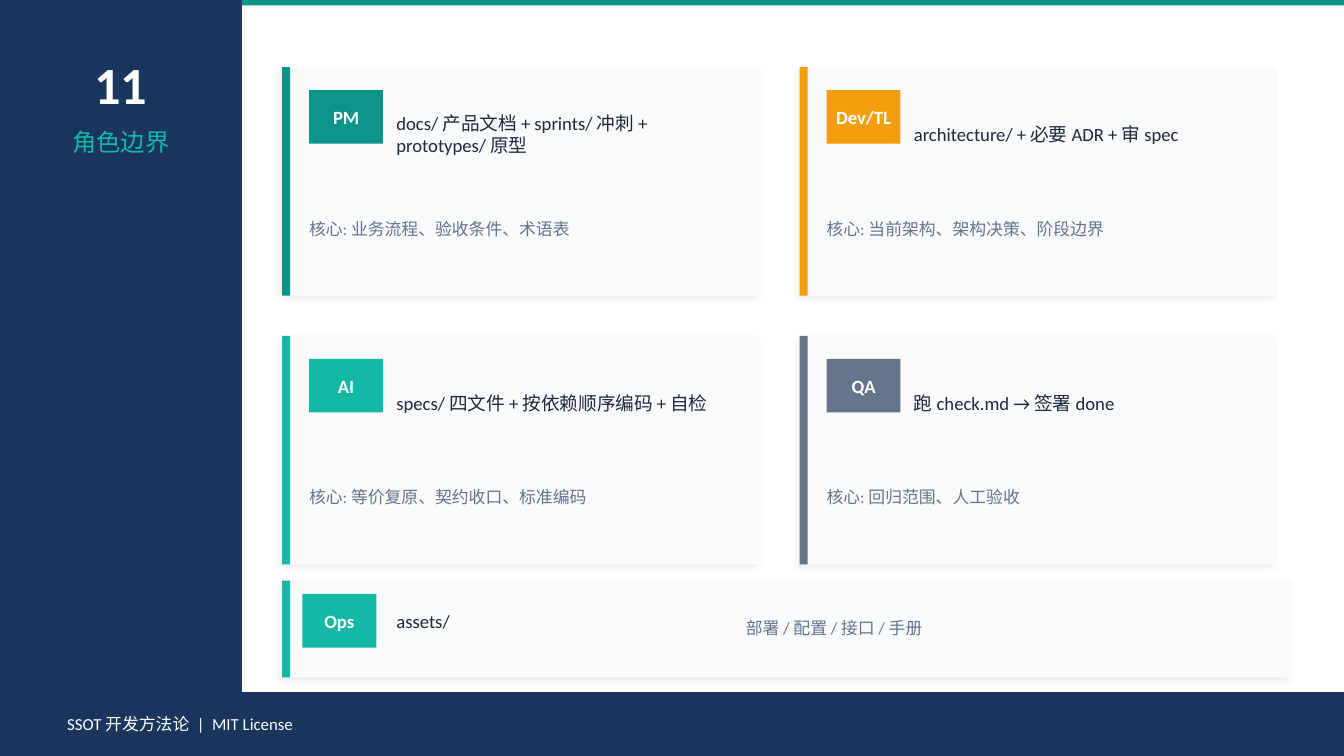
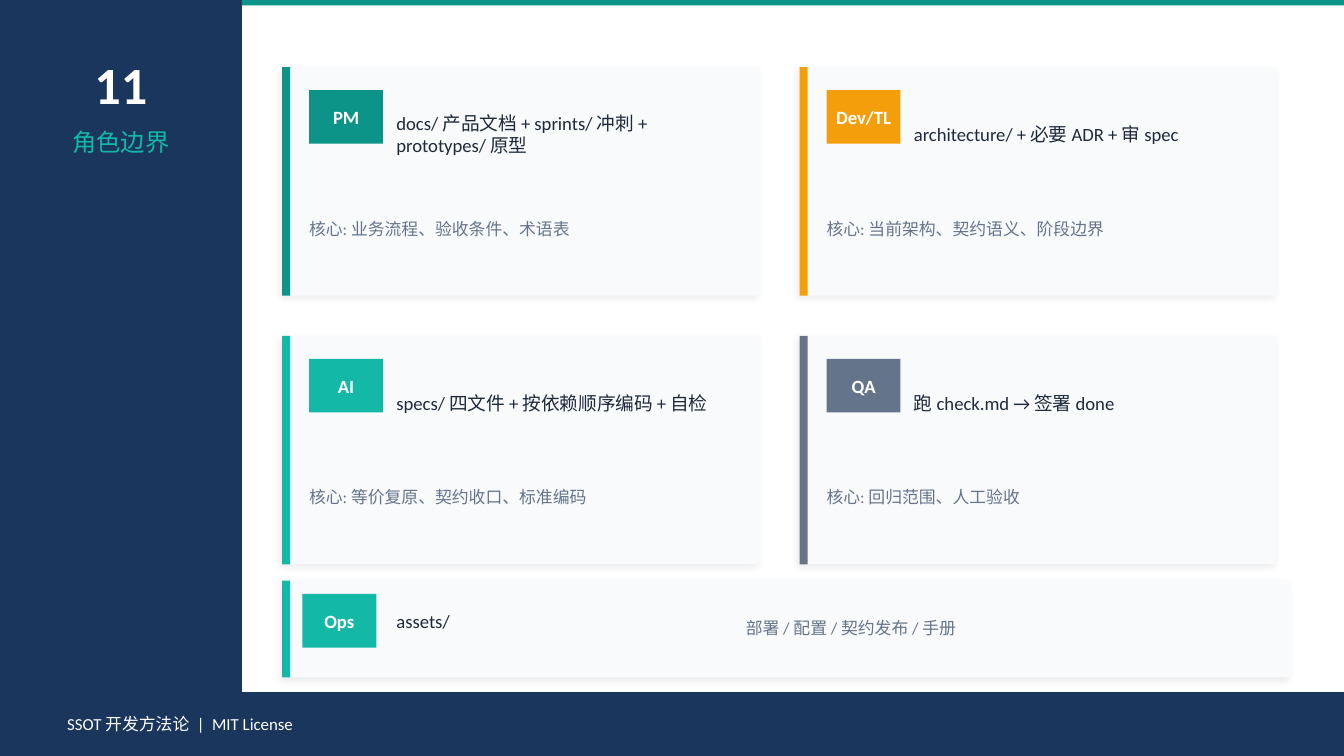
Before and after one commit to Toketec/SpecRocket, a slide deck: slide 13 of SSOT-开发方法论-培训.pptx. Drawn at 1344x756 pixels with LibreOffice and Linux fonts; fonts in the diff are those of the drawing. Boxes give left, top, right and bottom in pixels: in the first picture for what was removed or moved away, otherwise in the second. Text is boxed around its words. In the diff, an @@ line names an element or a change of style, - is before the commit and + after.

```diff
--- a/SSOT-开发方法论-培训.pptx
+++ b/SSOT-开发方法论-培训.pptx
@@ text at box(827, 221, 1103, 237): text changed @@
-核心: 当前架构、架构决策、阶段边界
+核心: 当前架构、契约语义、阶段边界
@@ text at box(746, 620, 956, 636): text changed @@
-部署 / 配置 / 接口 / 手册
+部署 / 配置 / 契约发布 / 手册
```
Also in this commit, not shown: 1 other slide changed, 9 other files.
